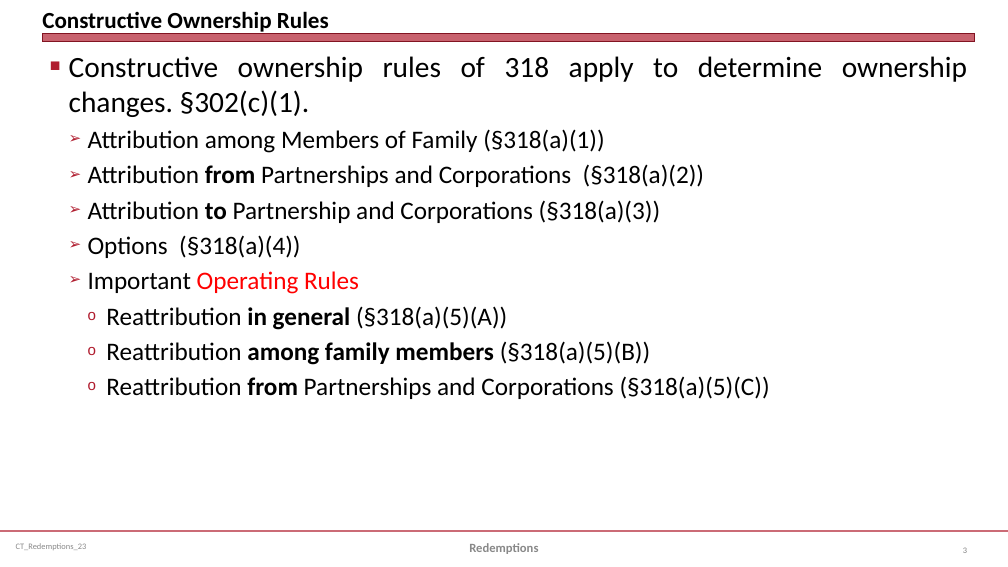
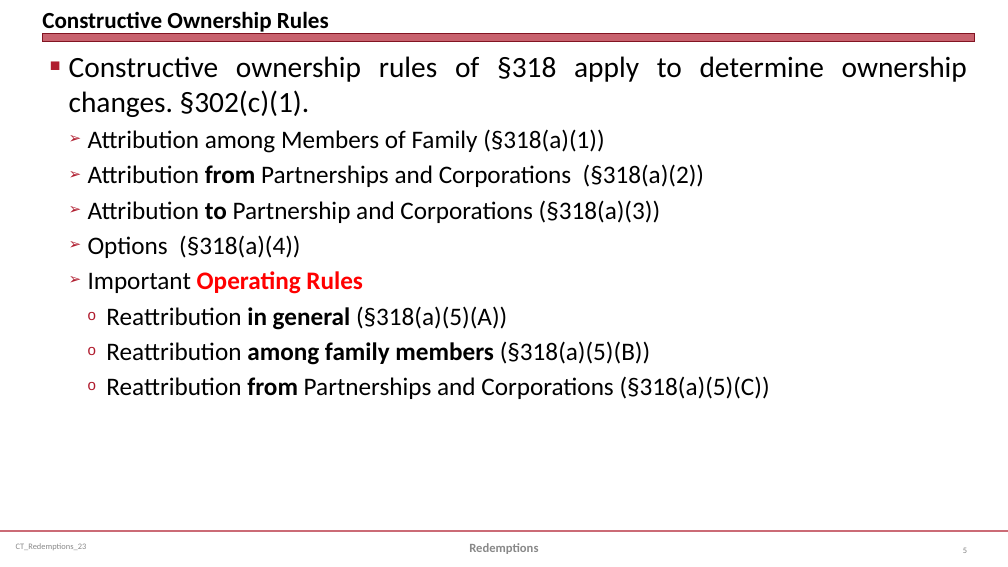
Before and after one commit to jmc877/Corporate-Tax, a slide deck: slide 5 of slides/CT_Redemptions_23.pptx (slide 3 before the commit). Drawn at 1008x567 pixels with LibreOffice and Linux fonts; fonts in the diff are those of the drawing. Boxes give left, top, right and bottom in pixels: in the first picture for what was removed or moved away, otherwise in the second. Text is boxed around its words. In the diff, an @@ line names an element or a change of style, - is before the commit and + after.

```diff
--- a/slides/CT_Redemptions_23.pptx
+++ b/slides/CT_Redemptions_23.pptx
@@ text at [69,56,967,117]: text changed @@
-■ Constructive ownership rules of 318 apply to determine ownership changes. §302(c)(1).
+■ Constructive ownership rules of §318 apply to determine ownership changes. §302(c)(1).
@@ text at [88,271,363,294]: bold on in "Operating Rules" @@
```
Also in this commit, not shown: 6 other slides changed, 11 slides added, 4 other files.
